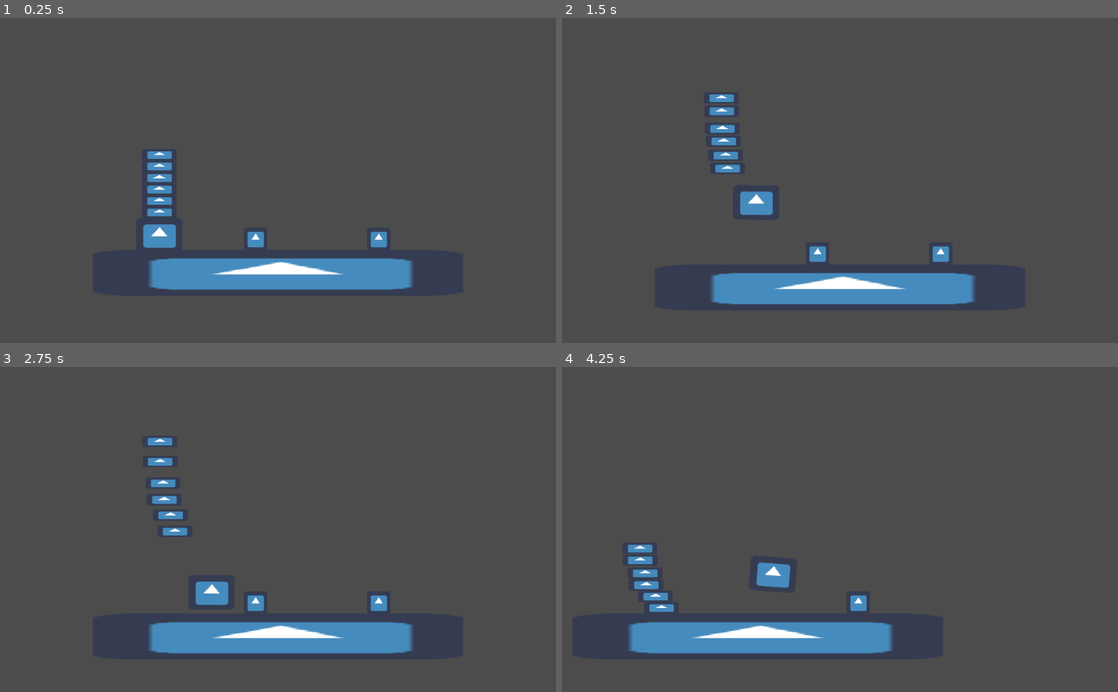
Above: before the commit, frames 1-4 (two rows, left to right).
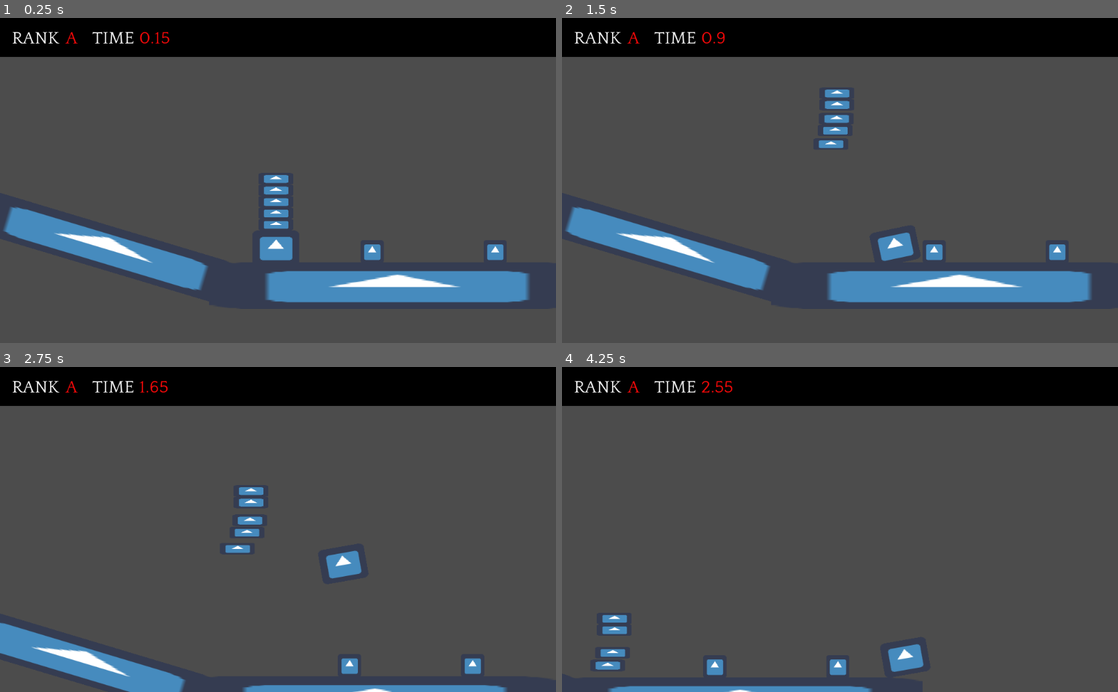
Above: after the commit, the same moments.

Repository: MauveMagician/Amazing-calzone-delivery-mobile-cat
Game: Godot game, scene res://Scene/TestStage.tscn
Two runs of this game, one before a commit and one after it. Both use one fixed random seed, a clock stepped at 60 frames per second and the inputs below. The engine's default icon, where the game draws it, is replaced by a stand-in: a white triangle on a blue panel in a dark square.
Inputs:
- Up to frame 1 (0.25 s): no input
- Up to frame 2 (1.5 s): tap Enter (ui_accept) at 0.5, 0.6, 0.77, 1.07, 1.35 s; hold Right (ui_right) 0.53-1.28 s; hold Left (ui_left) from 1.28 s (still down)
- Up to frame 3 (2.75 s): tap Enter (ui_accept) at 1.52, 1.82, 2.1 s; release Left (ui_left) at 2.03 s; hold Right (ui_right) from 2.03 s (still down)
- Up to frame 4 (4.25 s): tap Enter (ui_accept) at 2.85, 3.02, 3.32, 3.6, 3.77, 4.07 s; release Right (ui_right) at 3.53 s; hold Left (ui_left) from 3.53 s (still down)

The runs differ from the first frame. In frame 1, 23% of the frame differs, in the area x 0-100%, y 0-88%; in frame 2, 23%; in frame 3, 23%, in the area x 0-100%, y 0-100%; in frame 4, 20%.

Commit message:
added UI, added slopes, physics review

Diff:
--- /dev/null
+++ b/Scene/Calzone.gd
@@ -0,0 +1,16 @@
+extends RigidBody2D
+
+onready var ray = $RayCast2D
+onready var fallRay = $FallRayCast
+
+func is_on_character():
+	if ray.is_colliding():
+		return true
+
+func explode():
+	queue_free()
+
+func _physics_process(delta):
+	if fallRay.is_colliding():
+		self.explode()
+	pass
--- a/Scene/Calzone.tscn
+++ b/Scene/Calzone.tscn
@@ -1,13 +1,14 @@
-[gd_scene load_steps=3 format=2]
+[gd_scene load_steps=4 format=2]
 
-[ext_resource path="res://icon.png" type="Texture" id=1]
+[ext_resource path="res://Scene/Calzone.gd" type="Script" id=1]
+[ext_resource path="res://icon.png" type="Texture" id=2]
 
 [sub_resource type="RectangleShape2D" id=1]
 
 custom_solver_bias = 0.0
 extents = Vector2( 48, 16 )
 
-[node name="Calzone" type="RigidBody2D"]
+[node name="Calzone" type="RigidBody2D" index="0"]
 
 position = Vector2( 64, 352 )
 input_pickable = false
@@ -15,28 +16,48 @@
 collision_mask = 1
 mode = 2
 mass = 0.4
-friction = 0.5
+friction = 1.0
 bounce = 0.25
 gravity_scale = 2.0
 custom_integrator = false
 continuous_cd = 1
 contacts_reported = 0
-contact_monitor = false
+contact_monitor = true
 sleeping = false
 can_sleep = true
 linear_velocity = Vector2( 0, 0 )
 linear_damp = 0.0
 angular_velocity = 0.0
 angular_damp = 0.0
-_sections_unfolded = [ "Angular", "Linear" ]
+script = ExtResource( 1 )
+_sections_unfolded = [ "Angular", "Collision", "Linear" ]
 
 [node name="Sprite" type="Sprite" parent="." index="0"]
 
-position = Vector2( -2.86102e-006, 16 )
+position = Vector2( -3.8147e-006, 16 )
 scale = Vector2( 1.5, 0.5 )
-texture = ExtResource( 1 )
+texture = ExtResource( 2 )
 
-[node name="CollisionShape2D" type="CollisionShape2D" parent="." index="1"]
+[node name="RayCast2D" type="RayCast2D" parent="." index="1"]
+
+position = Vector2( 1, 14.5 )
+scale = Vector2( 1, 0.453125 )
+enabled = true
+exclude_parent = true
+cast_to = Vector2( 0, 50 )
+collision_mask = 1024
+_sections_unfolded = [ "Transform" ]
+
+[node name="CollisionShape2D" type="CollisionShape2D" parent="." index="2"]
 
 position = Vector2( 0, 16 )
 shape = SubResource( 1 )
+
+[node name="FallRayCast" type="RayCast2D" parent="." index="3"]
+
+position = Vector2( 1, 14.625 )
+scale = Vector2( 1.0625, 0.417969 )
+enabled = true
+exclude_parent = true
+cast_to = Vector2( 0, 50 )
+collision_mask = 2
--- /dev/null
+++ b/Scene/Control.gd
@@ -0,0 +1,12 @@
+extends NinePatchRect
+
+var GameTime = 0.00
+
+func _ready():
+	pass
+
+func _on_Timer_timeout():
+	GameTime += 0.01
+	$TimeElapsed.text = str(GameTime)
+	if GameTime == int(GameTime):
+		$TimeElapsed.text += ".00"
--- /dev/null
+++ b/Scene/Ground.gd
@@ -0,0 +1,4 @@
+extends StaticBody2D
+
+func ground():
+	pass
--- a/Scene/PlayerCharacter.gd
+++ b/Scene/PlayerCharacter.gd
@@ -1,25 +1,30 @@
 extends RigidBody2D
+
+export var thrustForce = 400
 
 var thrust = Vector2()
 var jump = Vector2()
+var new_seed = [0,42]
 onready var ray = get_node("RayCast2D")
-var new_seed = [0,42]
+onready var ray2 = get_node("RayCast2D2")
+onready var ray3 = get_node("RayCast2D3")
+onready var calzones = [$Calzone, $Calzone2, $Calzone3, $Calzone4, $Calzone5]
 
 func get_input():
 	if Input.is_action_pressed("ui_left"):
-		thrust = Vector2(-300, 0)
+		thrust = Vector2(-thrustForce, 0)
 	elif Input.is_action_pressed("ui_right"):
-		thrust = Vector2(300, 0)
+		thrust = Vector2(thrustForce, 0)
 	else:
 		thrust = Vector2(0,0)
 	if Input.is_action_just_pressed("ui_accept"):
-		jump = Vector2(0, -500)
+		jump = Vector2(0, -400)
 	else:
 		jump = Vector2(0,0)
 
 func burn():
 	self.new_seed = rand_seed(new_seed[1])
-	self.angular_velocity = (self.new_seed[0] % 5) + 1
+	self.angular_velocity = (self.new_seed[0] % 3) + 3
 
 func _ready():
 	pass
@@ -29,8 +34,13 @@
 
 func _physics_process(delta):
 	self.set_applied_force(thrust)
-	if(ray.is_colliding()):
-		self.mode = RigidBody2D.MODE_CHARACTER
-		self.apply_impulse(Vector2(0,0), jump)
-	else:
-		self.mode = RigidBody2D.MODE_RIGID
+	if ray.is_colliding() or ray2.is_colliding() or ray3.is_colliding():
+		if(jump != Vector2(0,0)):
+			self.apply_impulse(Vector2(0,0), jump)
+			for i in calzones:
+				if i != null and i.has_method("apply_impulse"):
+					if i.is_on_character():
+						i.apply_impulse(Vector2(0,0), jump)
+		self.mode = MODE_CHARACTER
+	elif not (ray.is_colliding()):
+		self.mode = MODE_RIGID
--- a/Scene/PlayerCharacter.tscn
+++ b/Scene/PlayerCharacter.tscn
@@ -1,19 +1,21 @@
-[gd_scene load_steps=4 format=2]
+[gd_scene load_steps=5 format=2]
 
 [ext_resource path="res://Scene/PlayerCharacter.gd" type="Script" id=1]
-[ext_resource path="res://icon.png" type="Texture" id=2]
+[ext_resource path="res://Scene/Calzone.tscn" type="PackedScene" id=2]
+[ext_resource path="res://icon.png" type="Texture" id=3]
 
-[sub_resource type="RectangleShape2D" id=1]
+[sub_resource type="CapsuleShape2D" id=1]
 
 custom_solver_bias = 0.0
-extents = Vector2( 64, 44.3077 )
+radius = 44.6761
+height = 28.628
 
-[node name="PlayerCharacter" type="RigidBody2D" index="0"]
+[node name="PlayerCharacter" type="RigidBody2D"]
 
 position = Vector2( 184, 456 )
 input_pickable = false
-collision_layer = 1
-collision_mask = 1
+collision_layer = 1025
+collision_mask = 1025
 mode = 2
 mass = 1.0
 friction = 0.5
@@ -30,21 +32,61 @@
 angular_velocity = 0.0
 angular_damp = -1.0
 script = ExtResource( 1 )
-_sections_unfolded = [ "Transform" ]
+_sections_unfolded = [ "Collision", "Transform" ]
+thrustForce = 400
 
-[node name="Sprite" type="Sprite" parent="." index="0"]
+[node name="Calzone" parent="." index="0" instance=ExtResource( 2 )]
+
+position = Vector2( 0, -96 )
+
+[node name="Calzone2" parent="." index="1" instance=ExtResource( 2 )]
+
+position = Vector2( 0, -128 )
+
+[node name="Calzone3" parent="." index="2" instance=ExtResource( 2 )]
+
+position = Vector2( 0, -160 )
+
+[node name="Calzone4" parent="." index="3" instance=ExtResource( 2 )]
+
+position = Vector2( 0, -192 )
+
+[node name="Calzone5" parent="." index="4" instance=ExtResource( 2 )]
+
+position = Vector2( 0, -224 )
+
+[node name="Sprite" type="Sprite" parent="." index="5"]
 
 position = Vector2( 0, -16 )
 scale = Vector2( 2, 1.5 )
-texture = ExtResource( 2 )
+texture = ExtResource( 3 )
 
-[node name="CollisionShape2D" type="CollisionShape2D" parent="." index="1"]
+[node name="CollisionShape2D" type="CollisionShape2D" parent="." index="6"]
 
 position = Vector2( -1.90735e-006, -19.6923 )
+rotation = 1.57226
 shape = SubResource( 1 )
 _sections_unfolded = [ "Transform" ]
 
-[node name="RayCast2D" type="RayCast2D" parent="." index="2"]
+[node name="RayCast2D2" type="RayCast2D" parent="." index="7"]
+
+position = Vector2( -47, -8 )
+scale = Vector2( 1, 0.75 )
+enabled = false
+exclude_parent = true
+cast_to = Vector2( 0, 50 )
+collision_mask = 1
+
+[node name="RayCast2D3" type="RayCast2D" parent="." index="8"]
+
+position = Vector2( 46, -8 )
+scale = Vector2( 1, 0.75 )
+enabled = false
+exclude_parent = true
+cast_to = Vector2( 0, 50 )
+collision_mask = 1
+
+[node name="RayCast2D" type="RayCast2D" parent="." index="9"]
 
 position = Vector2( 0, -8 )
 scale = Vector2( 1, 0.75 )
@@ -54,9 +96,9 @@
 collision_mask = 1
 _sections_unfolded = [ "Transform" ]
 
-[node name="Camera2D" type="Camera2D" parent="." index="3"]
+[node name="Camera2D" type="Camera2D" parent="." index="10"]
 
-position = Vector2( 328, -168 )
+position = Vector2( 6, -203 )
 anchor_mode = 1
 rotating = false
 current = true
@@ -81,7 +123,7 @@
 editor_draw_drag_margin = true
 _sections_unfolded = [ "Drag Margin", "Editor", "Transform" ]
 
-[node name="Timer" type="Timer" parent="." index="4"]
+[node name="Timer" type="Timer" parent="." index="11"]
 
 process_mode = 1
 wait_time = 0.5
--- a/Scene/TestStage.tscn
+++ b/Scene/TestStage.tscn
@@ -1,9 +1,11 @@
-[gd_scene load_steps=7 format=2]
-
-[ext_resource path="res://Scene/Calzone.tscn" type="PackedScene" id=1]
-[ext_resource path="res://Scene/PlayerCharacter.tscn" type="PackedScene" id=2]
-[ext_resource path="res://Scene/Fire.gd" type="Script" id=3]
-[ext_resource path="res://icon.png" type="Texture" id=4]
+[gd_scene load_steps=10 format=2]
+
+[ext_resource path="res://Scene/PlayerCharacter.tscn" type="PackedScene" id=1]
+[ext_resource path="res://Scene/Fire.gd" type="Script" id=2]
+[ext_resource path="res://icon.png" type="Texture" id=3]
+[ext_resource path="res://Scene/Control.gd" type="Script" id=4]
+[ext_resource path="res://font/normal-text.tres" type="Theme" id=5]
+[ext_resource path="res://Scene/Ground.gd" type="Script" id=6]
 
 [sub_resource type="RectangleShape2D" id=1]
 
@@ -15,36 +17,18 @@
 custom_solver_bias = 0.0
 extents = Vector2( 32, 32 )
 
-[node name="TestStage" type="Node"]
-
-[node name="Calzone6" parent="." index="0" instance=ExtResource( 1 )]
-
-position = Vector2( 184, 200 )
-
-[node name="Calzone5" parent="." index="1" instance=ExtResource( 1 )]
-
-position = Vector2( 184, 264 )
-
-[node name="Calzone4" parent="." index="2" instance=ExtResource( 1 )]
-
-position = Vector2( 184, 232 )
-
-[node name="Calzone3" parent="." index="3" instance=ExtResource( 1 )]
-
-position = Vector2( 184, 296 )
-
-[node name="Calzone2" parent="." index="4" instance=ExtResource( 1 )]
-
-position = Vector2( 184, 328 )
-
-[node name="Calzone" parent="." index="5" instance=ExtResource( 1 )]
-
-position = Vector2( 184, 360 )
-
-[node name="PlayerCharacter" parent="." index="6" instance=ExtResource( 2 )]
-
-[node name="Fire" type="Area2D" parent="." index="7"]
-
+[sub_resource type="RectangleShape2D" id=3]
+
+custom_solver_bias = 0.0
+extents = Vector2( 32, 30.9508 )
+
+[node name="TestStage" type="Node" index="0"]
+
+[node name="PlayerCharacter" parent="." index="0" instance=ExtResource( 1 )]
+
+[node name="Fire" type="Area2D" parent="." index="1"]
+
+editor/display_folded = true
 position = Vector2( 450, 450 )
 input_pickable = true
 gravity_vec = Vector2( 0, 1 )
@@ -54,20 +38,21 @@
 collision_layer = 1024
 audio_bus_override = false
 audio_bus_name = "Master"
-script = ExtResource( 3 )
+script = ExtResource( 2 )
 _sections_unfolded = [ "Collision" ]
 
 [node name="Sprite" type="Sprite" parent="Fire" index="0"]
 
-texture = ExtResource( 4 )
+texture = ExtResource( 3 )
 _sections_unfolded = [ "Visibility" ]
 
 [node name="CollisionShape2D" type="CollisionShape2D" parent="Fire" index="1"]
 
 shape = SubResource( 1 )
 
-[node name="Fire2" type="Area2D" parent="." index="8"]
-
+[node name="Fire2" type="Area2D" parent="." index="2"]
+
+editor/display_folded = true
 position = Vector2( 790, 450 )
 input_pickable = true
 gravity_vec = Vector2( 0, 1 )
@@ -77,19 +62,19 @@
 collision_layer = 1024
 audio_bus_override = false
 audio_bus_name = "Master"
-script = ExtResource( 3 )
+script = ExtResource( 2 )
 _sections_unfolded = [ "Collision" ]
 
 [node name="Sprite" type="Sprite" parent="Fire2" index="0"]
 
-texture = ExtResource( 4 )
+texture = ExtResource( 3 )
 _sections_unfolded = [ "Visibility" ]
 
 [node name="CollisionShape2D" type="CollisionShape2D" parent="Fire2" index="1"]
 
 shape = SubResource( 1 )
 
-[node name="UI Layer" type="CanvasLayer" parent="." index="9"]
+[node name="UI Layer" type="CanvasLayer" parent="." index="3"]
 
 layer = 1
 offset = Vector2( 0, 0 )
@@ -109,13 +94,165 @@
 mouse_default_cursor_shape = 0
 size_flags_horizontal = 1
 size_flags_vertical = 1
+script = ExtResource( 4 )
 _sections_unfolded = [ "Anchor", "Focus", "Grow Direction", "Hint", "Margin", "Mouse", "Rect", "Size Flags", "Theme" ]
 
-[node name="StaticBody2D" type="StaticBody2D" parent="." index="10"]
-
-editor/display_folded = true
+[node name="TextureRect" type="ColorRect" parent="UI Layer/Control" index="0"]
+
+modulate = Color( 0, 0, 0, 1 )
+anchor_left = 0.0
+anchor_top = 0.0
+anchor_right = 0.0
+anchor_bottom = 0.0
+margin_right = 1024.0
+margin_bottom = 72.0
+rect_pivot_offset = Vector2( 0, 0 )
+rect_clip_content = false
+mouse_filter = 0
+mouse_default_cursor_shape = 0
+size_flags_horizontal = 1
+size_flags_vertical = 1
+color = Color( 1, 1, 1, 1 )
+_sections_unfolded = [ "Visibility" ]
+
+[node name="RankLabel" type="Label" parent="UI Layer/Control" index="1"]
+
+anchor_left = 0.0
+anchor_top = 0.0
+anchor_right = 0.0
+anchor_bottom = 0.0
+margin_left = 16.0
+margin_top = 16.0
+margin_right = 116.0
+margin_bottom = 59.0
+rect_pivot_offset = Vector2( 0, 0 )
+rect_clip_content = false
+mouse_filter = 2
+mouse_default_cursor_shape = 0
+size_flags_horizontal = 1
+size_flags_vertical = 4
+theme = ExtResource( 5 )
+text = "RANK"
+align = 1
+valign = 1
+percent_visible = 1.0
+lines_skipped = 0
+max_lines_visible = -1
+_sections_unfolded = [ "Focus", "Hint", "Mouse", "Size Flags", "Theme" ]
+
+[node name="TimeLabel" type="Label" parent="UI Layer/Control" index="2"]
+
+anchor_left = 0.0
+anchor_top = 0.0
+anchor_right = 0.0
+anchor_bottom = 0.0
+margin_left = 159.0
+margin_top = 16.0
+margin_right = 259.0
+margin_bottom = 59.0
+rect_pivot_offset = Vector2( 0, 0 )
+rect_clip_content = false
+mouse_filter = 2
+mouse_default_cursor_shape = 0
+size_flags_horizontal = 1
+size_flags_vertical = 4
+theme = ExtResource( 5 )
+text = "TIME"
+align = 1
+valign = 1
+percent_visible = 1.0
+lines_skipped = 0
+max_lines_visible = -1
+_sections_unfolded = [ "Focus", "Hint", "Mouse", "Size Flags", "Theme" ]
+
+[node name="RankLetter" type="Label" parent="UI Layer/Control" index="3"]
+
+modulate = Color( 1, 0.0390625, 0.0390625, 1 )
+anchor_left = 0.0
+anchor_top = 0.0
+anchor_right = 0.0
+anchor_bottom = 0.0
+margin_left = 112.0
+margin_top = 16.0
+margin_right = 152.0
+margin_bottom = 59.0
+rect_pivot_offset = Vector2( 0, 0 )
+rect_clip_content = false
+mouse_filter = 2
+mouse_default_cursor_shape = 0
+size_flags_horizontal = 1
+size_flags_vertical = 5
+theme = ExtResource( 5 )
+text = "A"
+align = 1
+valign = 1
+percent_visible = 1.0
+lines_skipped = 0
+max_lines_visible = -1
+_sections_unfolded = [ "Anchor", "Grow Direction", "Margin", "Mouse", "Rect", "Size Flags", "Theme", "Visibility" ]
+
+[node name="TimeElapsed" type="Label" parent="UI Layer/Control" index="4"]
+
+modulate = Color( 1, 0.0390625, 0.0390625, 1 )
+anchor_left = 0.0
+anchor_top = 0.0
+anchor_right = 0.0
+anchor_bottom = 0.0
+margin_left = 256.0
+margin_top = 16.0
+margin_right = 1008.0
+margin_bottom = 59.0
+rect_pivot_offset = Vector2( 0, 0 )
+rect_clip_content = false
+mouse_filter = 2
+mouse_default_cursor_shape = 0
+size_flags_horizontal = 1
+size_flags_vertical = 5
+theme = ExtResource( 5 )
+text = "A"
+valign = 1
+percent_visible = 1.0
+lines_skipped = 0
+max_lines_visible = -1
+_sections_unfolded = [ "Anchor", "Grow Direction", "Margin", "Mouse", "Rect", "Size Flags", "Theme", "Visibility" ]
+
+[node name="Timer" type="Timer" parent="UI Layer" index="1"]
+
+process_mode = 1
+wait_time = 0.01
+one_shot = false
+autostart = true
+
+[node name="Ground" type="StaticBody2D" parent="." index="4"]
+
 position = Vector2( 512, 544 )
 scale = Vector2( 16, 2 )
+input_pickable = false
+collision_layer = 3
+collision_mask = 3
+constant_linear_velocity = Vector2( 0, 0 )
+constant_angular_velocity = 0.0
+friction = 0.25
+bounce = 0.0
+script = ExtResource( 6 )
+_sections_unfolded = [ "Collision", "Material", "Visibility" ]
+
+[node name="Sprite" type="Sprite" parent="Ground" index="0"]
+
+texture = ExtResource( 3 )
+
+[node name="CollisionShape2D" type="CollisionShape2D" parent="Ground" index="1"]
+
+position = Vector2( 1.90735e-006, -1.04904e-005 )
+shape = SubResource( 2 )
+_sections_unfolded = [ "Transform", "Z Index" ]
+
+[node name="StaticBody2D2" type="StaticBody2D" parent="." index="5"]
+
+editor/display_folded = true
+position = Vector2( -291.416, 436.947 )
+rotation = 0.292162
+scale = Vector2( 12.5313, 1.90625 )
 input_pickable = false
 collision_layer = 1
 collision_mask = 1
@@ -123,18 +260,23 @@
 constant_angular_velocity = 0.0
 friction = 0.25
 bounce = 0.0
-_sections_unfolded = [ "Collision", "Material", "Visibility" ]
-
-[node name="Sprite" type="Sprite" parent="StaticBody2D" index="0"]
-
-texture = ExtResource( 4 )
-
-[node name="CollisionShape2D" type="CollisionShape2D" parent="StaticBody2D" index="1"]
-
-position = Vector2( 1.90735e-006, -1.04904e-005 )
-shape = SubResource( 2 )
-_sections_unfolded = [ "Transform", "Z Index" ]
+_sections_unfolded = [ "Material", "Visibility" ]
+__meta__ = {
+"_edit_group_": true
+}
+
+[node name="Sprite" type="Sprite" parent="StaticBody2D2" index="0"]
+
+texture = ExtResource( 3 )
+
+[node name="CollisionShape2D" type="CollisionShape2D" parent="StaticBody2D2" index="1"]
+
+position = Vector2( 0, -0.97541 )
+scale = Vector2( 1, 0.97127 )
+shape = SubResource( 3 )
 
 [connection signal="body_entered" from="Fire" to="Fire" method="_on_Fire_body_entered"]
 
 [connection signal="body_entered" from="Fire2" to="Fire2" method="_on_Fire_body_entered"]
+
+[connection signal="timeout" from="UI Layer/Timer" to="UI Layer/Control" method="_on_Timer_timeout"]
--- /dev/null
+++ b/font/normal-text.tres
@@ -0,0 +1,16 @@
+[gd_resource type="Theme" load_steps=3 format=2]
+
+[ext_resource path="res://font/Quattrocento-Regular.otf" type="DynamicFontData" id=1]
+
+[sub_resource type="DynamicFont" id=1]
+
+size = 32
+use_mipmaps = false
+use_filter = false
+font_data = ExtResource( 1 )
+_sections_unfolded = [ "Extra Spacing", "Font", "Resource", "Settings" ]
+
+[resource]
+
+default_font = SubResource( 1 )
+_sections_unfolded = [ "Resource" ]
--- a/project.godot
+++ b/project.godot
@@ -14,6 +14,11 @@
 run/main_scene="res://Scene/TestStage.tscn"
 config/icon="res://icon.png"
 
+[display]
+
+window/size/resizable=false
+window/stretch/aspect="keep"
+
 [rendering]
 
 environment/default_environment="res://default_env.tres"
Binary file added: font/Quattrocento-Regular.otf
